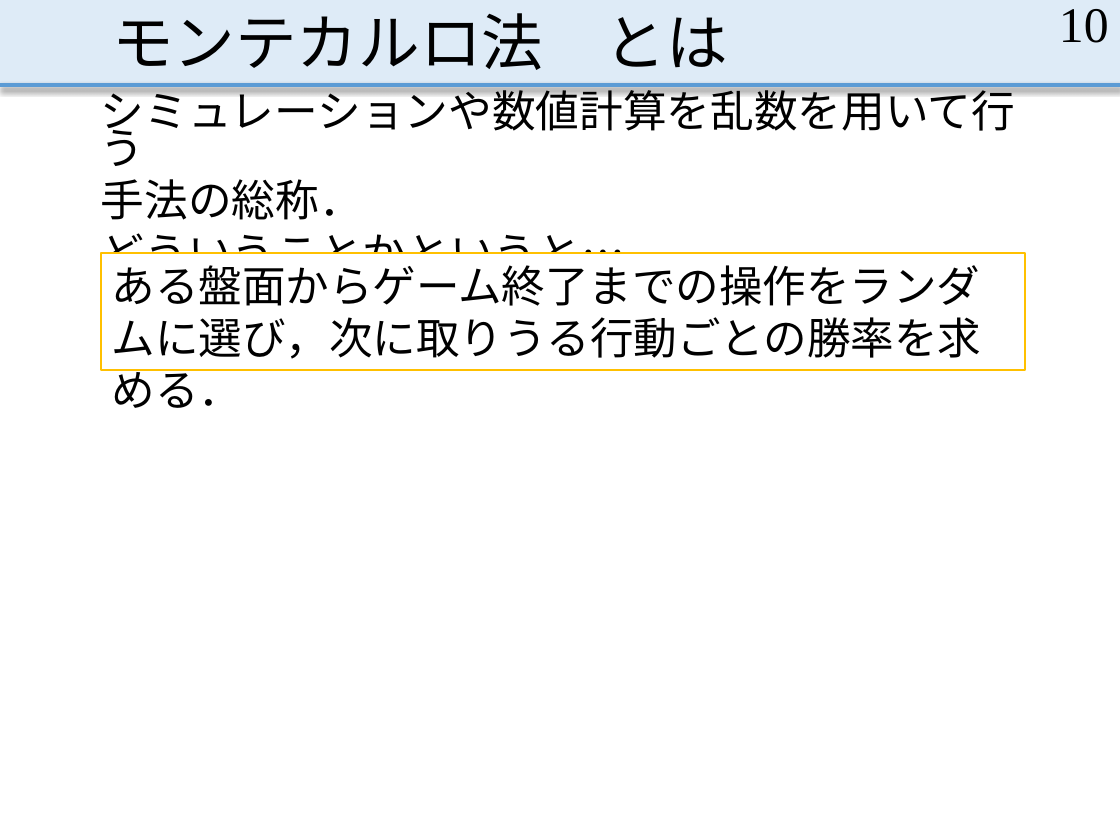
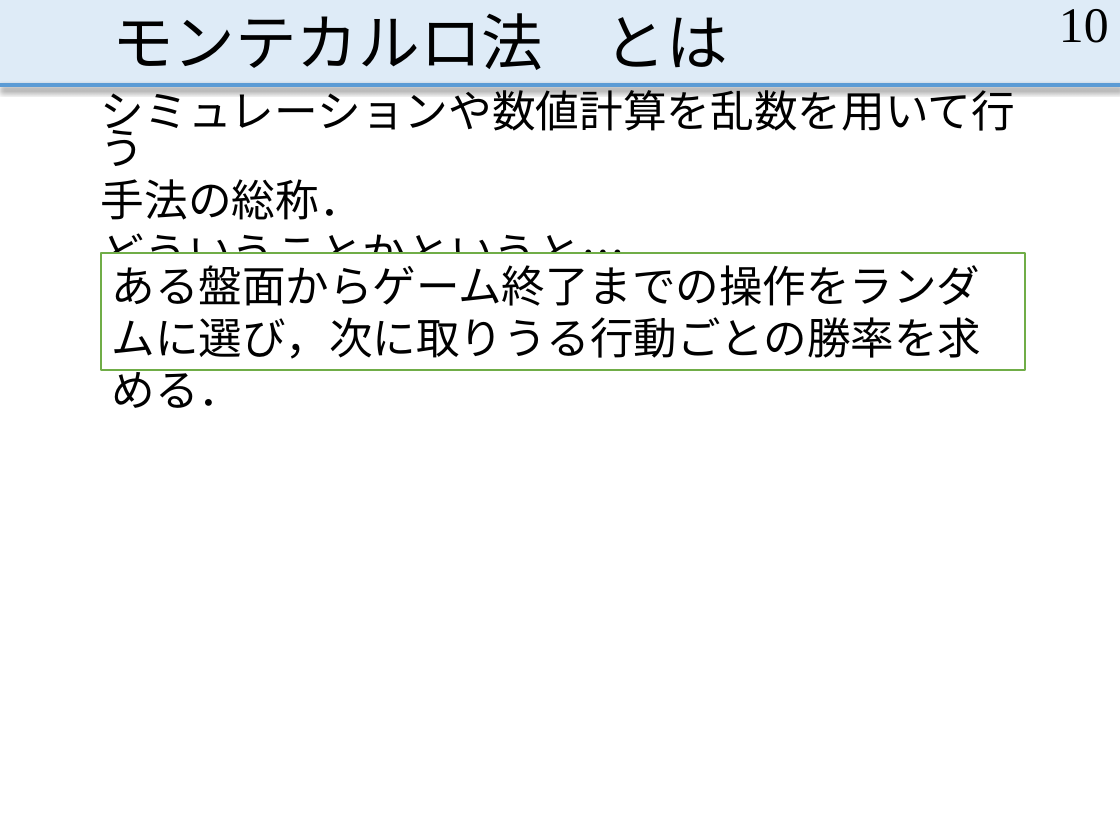
Before and after one commit to MasayaOda/SR, a slide deck: slide 10 of 中間発表.pptx. Drawn at 1120x840 pixels with LibreOffice and Linux fonts; fonts in the diff are those of the drawing. Boxes give left, top, right and bottom in pixels: in the first picture for what was removed or moved away, otherwise in the second. Text is boxed around its words. In the diff, an @@ line names an element or a change of style, - is before the commit and + after.

```diff
--- a/中間発表.pptx
+++ b/中間発表.pptx
@@ rectangle "ある盤面からゲーム終了までの操作をランダムに選び，次に取りうる行動ごとの勝率を求める．" at (101, 253, 1025, 370): outline #FFC000 1.5 pt to #70AD47 1.5 pt @@
```
Also in this commit, not shown: 7 other slides changed, 1 slide added.
